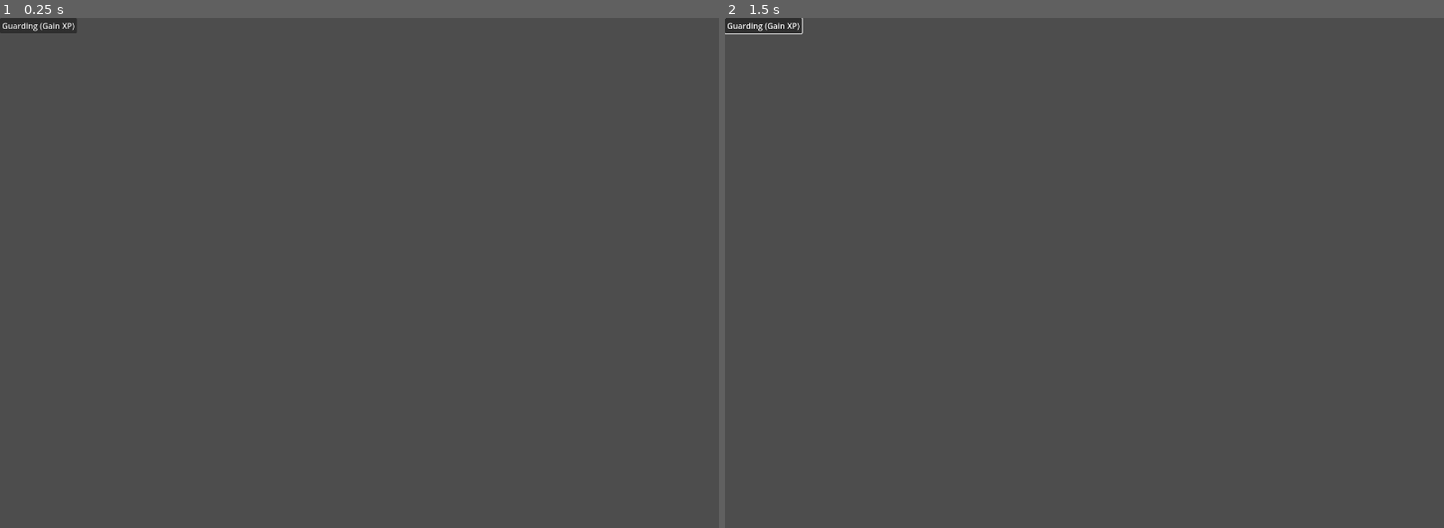
Above: before the commit, frames 1-2 (left to right).
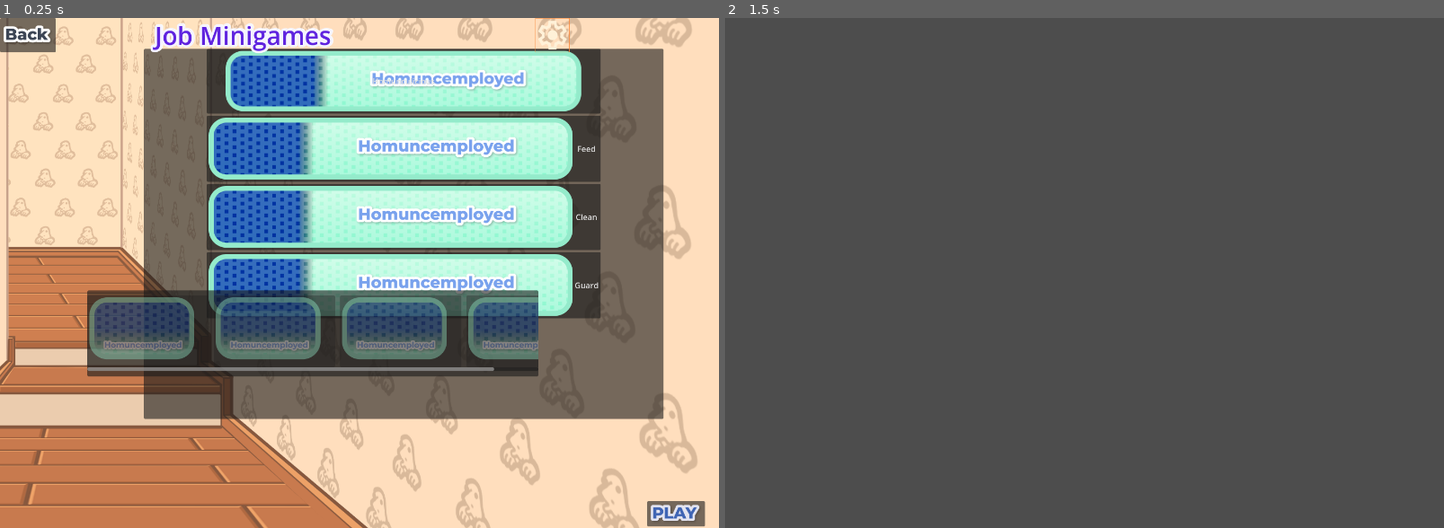
Above: after the commit, the same moments.

Repository: MyHomunculyfe-Team/MyHomuncuLyfe_Project
Game: Godot game, scene res://scenes/jobselector.tscn
Same seed, same stepped clock (60 frames per second), same inputs: the game is played once before the commit and once after it. This scene is started directly instead of the project's main scene.
Inputs (mouse positions are in pixels of both pictures, inside the frame that each line leads up to):
- Up to frame 1 (0.25 s): no input
- Up to frame 2 (1.5 s): click (760, 28) at 0.5 s, where only the run before the commit has a clickable "Guarding (Gain XP)"; tap Enter (ui_accept) at 1.25 s; move the mouse to (1242, 247) at 1.27 s; hold Right (ui_right) from 1.28 s (still down); click (1242, 247) at 1.42 s

The runs differ from the first frame. In frame 1, 97% of the frame differs, in the area x 0-100%, y 0-100%; in frame 2, 0.3%.

Commit message:
Revert "Merge commit"
This reverts commit c396fd9d44532336046dec6fccdad07c569c9846.

Diff:
--- a/scenes/careselector.tscn
+++ b/scenes/careselector.tscn
@@ -1,50 +1,197 @@
-[gd_scene load_steps=2 format=3 uid="uid://b5riiuadeo50v"]
+[gd_scene load_steps=12 format=3 uid="uid://bqpxb8j7p8bm2"]
 
-[ext_resource type="Script" uid="uid://bg0ohurhhb62x" path="res://Scripts/careselector.gd" id="1_rqqmw"]
+[ext_resource type="Texture2D" uid="uid://c62e6f4qle3c6" path="res://assets/icons/JobSelection 1.png" id="1_6inym"]
+[ext_resource type="Script" uid="uid://bb4ddjyurf4pa" path="res://scripts/careselector.gd" id="1_u4n15"]
+[ext_resource type="Texture2D" uid="uid://c0nydqvhv0184" path="res://assets/icons/Group 14.png" id="2_u4n15"]
+[ext_resource type="Texture2D" uid="uid://b7ov8t8gmt4n2" path="res://assets/icons/Group 16.png" id="3_16hxn"]
+[ext_resource type="Texture2D" uid="uid://b0t445wgmswgt" path="res://assets/icons/Group 15.png" id="4_igj00"]
+[ext_resource type="Texture2D" uid="uid://ys5fw5bcxbyt" path="res://assets/icons/Group 19.png" id="5_du1i2"]
+[ext_resource type="Texture2D" uid="uid://doi3twr1g4phv" path="res://assets/icons/PLAY.png" id="6_75sxh"]
+[ext_resource type="Texture2D" uid="uid://do8m2kshmws67" path="res://assets/icons/Back.png" id="7_oya68"]
+[ext_resource type="Texture2D" uid="uid://bwkr38fu5iowe" path="res://assets/icons/Settings.png" id="8_fxaq4"]
 
-[node name="Control" type="Control"]
-layout_mode = 3
+[sub_resource type="Theme" id="Theme_8nyr6"]
+
+[sub_resource type="SystemFont" id="SystemFont_onchd"]
+font_names = PackedStringArray("Impact")
+subpixel_positioning = 0
+
+[node name="Node2D" type="Node2D"]
+script = ExtResource("1_u4n15")
+
+[node name="UI" type="CanvasLayer" parent="."]
+
+[node name="TextureRect" type="TextureRect" parent="UI"]
 anchors_preset = 15
 anchor_right = 1.0
 anchor_bottom = 1.0
 grow_horizontal = 2
 grow_vertical = 2
-script = ExtResource("1_rqqmw")
+texture = ExtResource("1_6inym")
+expand_mode = 3
 
-[node name="VBoxContainer" type="VBoxContainer" parent="."]
-layout_mode = 0
-offset_right = 40.0
-offset_bottom = 40.0
+[node name="PanelContainer" type="PanelContainer" parent="UI"]
+anchors_preset = 15
+anchor_right = 1.0
+anchor_bottom = 1.0
+offset_left = 288.0
+offset_top = 62.0
+offset_right = -111.0
+offset_bottom = -219.0
+grow_horizontal = 2
+grow_vertical = 2
+size_flags_horizontal = 3
+size_flags_vertical = 3
 
-[node name="HungerLabel" type="Label" parent="VBoxContainer"]
+[node name="ScrollContainer" type="ScrollContainer" parent="UI/PanelContainer"]
 layout_mode = 2
-text = "Hunger: 50"
+horizontal_scroll_mode = 0
 
-[node name="HappinessLabel" type="Label" parent="VBoxContainer"]
+[node name="MinigameList" type="VBoxContainer" parent="UI/PanelContainer/ScrollContainer"]
 layout_mode = 2
-text = "Happiness: 70"
+size_flags_horizontal = 6
+size_flags_vertical = 3
 
-[node name="EnergyLabel" type="Label" parent="VBoxContainer"]
+[node name="Homunculicious_Button" type="Button" parent="UI/PanelContainer/ScrollContainer/MinigameList"]
+custom_minimum_size = Vector2(500, 130)
 layout_mode = 2
-text = "Energy: 80"
+icon = ExtResource("2_u4n15")
+icon_alignment = 1
+expand_icon = true
 
-[node name="FeedButton" type="Button" parent="VBoxContainer"]
+[node name="Feed_Button" type="Button" parent="UI/PanelContainer/ScrollContainer/MinigameList"]
+custom_minimum_size = Vector2(100, 80)
 layout_mode = 2
-text = "Feed"
+icon = ExtResource("3_16hxn")
 
-[node name="PlayButton" type="Button" parent="VBoxContainer"]
+[node name="Clean_Button" type="Button" parent="UI/PanelContainer/ScrollContainer/MinigameList"]
 layout_mode = 2
-text = "Play"
+icon = ExtResource("2_u4n15")
 
-[node name="RestButton" type="Button" parent="VBoxContainer"]
+[node name="Guard_Button" type="Button" parent="UI/PanelContainer/ScrollContainer/MinigameList"]
 layout_mode = 2
-text = "Rest"
+icon = ExtResource("4_igj00")
 
-[node name="BackButton" type="Button" parent="VBoxContainer"]
+[node name="NavPanel" type="PanelContainer" parent="UI"]
+anchors_preset = -1
+anchor_top = 0.292
+anchor_right = 0.035
+anchor_bottom = 0.347
+offset_left = 310.0
+offset_top = 278.784
+offset_right = 992.68
+offset_bottom = 424.144
+size_flags_horizontal = 3
+size_flags_vertical = 3
+
+[node name="BottomScroll" type="ScrollContainer" parent="UI/NavPanel"]
+custom_minimum_size = Vector2(300, 0)
 layout_mode = 2
-text = "Back"
+size_flags_vertical = 4
+size_flags_stretch_ratio = 0.0
+horizontal_scroll_mode = 2
+vertical_scroll_mode = 0
 
-[connection signal="pressed" from="VBoxContainer/FeedButton" to="." method="_on_feed_button_pressed"]
-[connection signal="pressed" from="VBoxContainer/PlayButton" to="." method="_on_play_button_pressed"]
-[connection signal="pressed" from="VBoxContainer/RestButton" to="." method="_on_rest_button_pressed"]
-[connection signal="pressed" from="VBoxContainer/BackButton" to="." method="_on_back_button_pressed"]
+[node name="QueueHBox" type="HBoxContainer" parent="UI/NavPanel/BottomScroll"]
+custom_minimum_size = Vector2(200, 0)
+layout_mode = 2
+size_flags_horizontal = 4
+size_flags_vertical = 4
+theme_override_constants/separation = 10
+
+[node name="Button" type="Button" parent="UI/NavPanel/BottomScroll/QueueHBox"]
+custom_minimum_size = Vector2(80, 60)
+layout_mode = 2
+size_flags_vertical = 3
+icon = ExtResource("5_du1i2")
+
+[node name="Button2" type="Button" parent="UI/NavPanel/BottomScroll/QueueHBox"]
+custom_minimum_size = Vector2(160, 100)
+layout_mode = 2
+icon = ExtResource("5_du1i2")
+
+[node name="Button3" type="Button" parent="UI/NavPanel/BottomScroll/QueueHBox"]
+custom_minimum_size = Vector2(160, 100)
+layout_mode = 2
+icon = ExtResource("5_du1i2")
+
+[node name="Button4" type="Button" parent="UI/NavPanel/BottomScroll/QueueHBox"]
+custom_minimum_size = Vector2(170, 100)
+layout_mode = 2
+icon = ExtResource("5_du1i2")
+
+[node name="Play" type="Button" parent="UI"]
+anchors_preset = 3
+anchor_left = 1.0
+anchor_top = 1.0
+anchor_right = 1.0
+anchor_bottom = 1.0
+offset_left = -125.0
+offset_top = -68.0
+offset_right = -5.0
+offset_bottom = -3.0
+grow_horizontal = 0
+grow_vertical = 0
+size_flags_horizontal = 10
+size_flags_vertical = 10
+theme_override_colors/icon_normal_color = Color(0.933333, 0.941176, 1, 0.909804)
+theme_override_colors/font_outline_color = Color(0, 0, 0, 1)
+icon = ExtResource("6_75sxh")
+
+[node name="TopBar" type="HBoxContainer" parent="UI"]
+offset_right = 1115.0
+offset_bottom = 62.0
+size_flags_horizontal = 4
+size_flags_vertical = 4
+
+[node name="BackButton" type="Button" parent="UI/TopBar"]
+layout_mode = 2
+size_flags_horizontal = 0
+theme = SubResource("Theme_8nyr6")
+icon = ExtResource("7_oya68")
+
+[node name="TopSpacer" type="Control" parent="UI/TopBar"]
+custom_minimum_size = Vector2(190, 0)
+layout_mode = 2
+size_flags_horizontal = 3
+size_flags_stretch_ratio = 6.87
+
+[node name="TitleLabel" type="Label" parent="UI/TopBar"]
+layout_mode = 2
+theme_override_colors/font_color = Color(0.278431, 0.101961, 0.65098, 0.745098)
+theme_override_colors/font_shadow_color = Color(0.982343, 0.982342, 0.982342, 1)
+theme_override_colors/font_outline_color = Color(0.958961, 0.955032, 0.999983, 1)
+theme_override_constants/shadow_offset_x = 2
+theme_override_constants/shadow_offset_y = -1
+theme_override_constants/outline_size = 18
+theme_override_constants/shadow_outline_size = 18
+theme_override_fonts/font = SubResource("SystemFont_onchd")
+theme_override_font_sizes/font_size = 50
+text = "Care Minigames"
+horizontal_alignment = 1
+vertical_alignment = 1
+
+[node name="TopSpacer2" type="Control" parent="UI/TopBar"]
+custom_minimum_size = Vector2(400, 0)
+layout_mode = 2
+size_flags_horizontal = 3
+size_flags_stretch_ratio = 6.87
+
+[node name="SettingsButton" type="TextureButton" parent="UI/TopBar"]
+custom_minimum_size = Vector2(64, 0)
+layout_mode = 2
+size_flags_horizontal = 8
+size_flags_stretch_ratio = 0.0
+texture_normal = ExtResource("8_fxaq4")
+
+[connection signal="pressed" from="UI/PanelContainer/ScrollContainer/MinigameList/Homunculicious_Button" to="." method="_on_homunculicious_button_pressed"]
+[connection signal="pressed" from="UI/PanelContainer/ScrollContainer/MinigameList/Feed_Button" to="." method="_on_feed_button_pressed"]
+[connection signal="pressed" from="UI/PanelContainer/ScrollContainer/MinigameList/Clean_Button" to="." method="_on_clean_button_pressed"]
+[connection signal="pressed" from="UI/PanelContainer/ScrollContainer/MinigameList/Guard_Button" to="." method="_on_guard_button_pressed"]
+[connection signal="pressed" from="UI/NavPanel/BottomScroll/QueueHBox/Button" to="." method="_on_button_pressed"]
+[connection signal="pressed" from="UI/NavPanel/BottomScroll/QueueHBox/Button2" to="." method="_on_button_2_pressed"]
+[connection signal="pressed" from="UI/NavPanel/BottomScroll/QueueHBox/Button3" to="." method="_on_button_3_pressed"]
+[connection signal="pressed" from="UI/NavPanel/BottomScroll/QueueHBox/Button4" to="." method="_on_button_4_pressed"]
+[connection signal="pressed" from="UI/Play" to="." method="_on_play_pressed"]
+[connection signal="pressed" from="UI/TopBar/BackButton" to="." method="_on_back_button_pressed"]
+[connection signal="pressed" from="UI/TopBar/SettingsButton" to="." method="_on_settings_button_pressed"]
--- a/scenes/jobselector.tscn
+++ b/scenes/jobselector.tscn
@@ -1,23 +1,187 @@
-[gd_scene load_steps=2 format=3 uid="uid://bblsf2mngvu0b"]
+[gd_scene load_steps=12 format=3 uid="uid://r45p0a1hgnpg"]
 
-[ext_resource type="Script" uid="uid://cogaq782yoest" path="res://scripts/jobselector.gd" id="1_60n7b"]
+[ext_resource type="Script" uid="uid://cxfumeadtktwm" path="res://scripts/jobselector.gd" id="1_e4pb7"]
+[ext_resource type="Texture2D" uid="uid://c62e6f4qle3c6" path="res://assets/icons/JobSelection 1.png" id="1_yveba"]
+[ext_resource type="Texture2D" uid="uid://c0nydqvhv0184" path="res://assets/icons/Group 14.png" id="2_nvsrq"]
+[ext_resource type="Texture2D" uid="uid://b7ov8t8gmt4n2" path="res://assets/icons/Group 16.png" id="3_0h5ni"]
+[ext_resource type="Texture2D" uid="uid://b0t445wgmswgt" path="res://assets/icons/Group 15.png" id="4_1rcnu"]
+[ext_resource type="Texture2D" uid="uid://ys5fw5bcxbyt" path="res://assets/icons/Group 19.png" id="5_mmyos"]
+[ext_resource type="Texture2D" uid="uid://doi3twr1g4phv" path="res://assets/icons/PLAY.png" id="6_e4pb7"]
+[ext_resource type="Texture2D" uid="uid://do8m2kshmws67" path="res://assets/icons/Back.png" id="9_uwjpn"]
+[ext_resource type="Texture2D" uid="uid://bwkr38fu5iowe" path="res://assets/icons/Settings.png" id="10_l2c64"]
 
-[node name="Control" type="Control"]
-layout_mode = 3
+[sub_resource type="Theme" id="Theme_8ileu"]
+
+[sub_resource type="SystemFont" id="SystemFont_ng8qe"]
+font_names = PackedStringArray("Impact")
+
+[node name="jobselector" type="Node2D"]
+script = ExtResource("1_e4pb7")
+
+[node name="UI" type="CanvasLayer" parent="."]
+
+[node name="TextureRect" type="TextureRect" parent="UI"]
 anchors_preset = 15
 anchor_right = 1.0
 anchor_bottom = 1.0
 grow_horizontal = 2
 grow_vertical = 2
-script = ExtResource("1_60n7b")
+texture = ExtResource("1_yveba")
+expand_mode = 3
 
-[node name="VBoxContainer" type="VBoxContainer" parent="."]
-layout_mode = 0
-offset_right = 40.0
-offset_bottom = 40.0
+[node name="PanelContainer" type="PanelContainer" parent="UI"]
+anchors_preset = 15
+anchor_right = 1.0
+anchor_bottom = 1.0
+offset_left = 288.0
+offset_top = 62.0
+offset_right = -111.0
+offset_bottom = -219.0
+grow_horizontal = 2
+grow_vertical = 2
+size_flags_horizontal = 3
+size_flags_vertical = 3
 
-[node name="GuardingButton" type="Button" parent="VBoxContainer"]
+[node name="ScrollContainer" type="ScrollContainer" parent="UI/PanelContainer"]
 layout_mode = 2
-text = "Guarding (Gain XP)"
+horizontal_scroll_mode = 0
 
-[connection signal="pressed" from="VBoxContainer/GuardingButton" to="." method="_on_guarding_button_pressed"]
+[node name="MinigameList" type="VBoxContainer" parent="UI/PanelContainer/ScrollContainer"]
+layout_mode = 2
+size_flags_horizontal = 6
+size_flags_vertical = 3
+
+[node name="Homunculicious_Button" type="Button" parent="UI/PanelContainer/ScrollContainer/MinigameList"]
+custom_minimum_size = Vector2(500, 130)
+layout_mode = 2
+icon = ExtResource("2_nvsrq")
+icon_alignment = 1
+expand_icon = true
+
+[node name="Feed_Button" type="Button" parent="UI/PanelContainer/ScrollContainer/MinigameList"]
+custom_minimum_size = Vector2(100, 80)
+layout_mode = 2
+icon = ExtResource("3_0h5ni")
+
+[node name="Clean_Button" type="Button" parent="UI/PanelContainer/ScrollContainer/MinigameList"]
+layout_mode = 2
+icon = ExtResource("2_nvsrq")
+
+[node name="Guard_Button" type="Button" parent="UI/PanelContainer/ScrollContainer/MinigameList"]
+layout_mode = 2
+icon = ExtResource("4_1rcnu")
+
+[node name="NavPanel" type="PanelContainer" parent="UI"]
+anchors_preset = -1
+anchor_top = 0.292
+anchor_right = 0.035
+anchor_bottom = 0.347
+offset_left = 175.0
+offset_top = 247.784
+offset_right = 1027.68
+offset_bottom = 364.144
+size_flags_horizontal = 3
+size_flags_vertical = 3
+
+[node name="BottomScroll" type="ScrollContainer" parent="UI/NavPanel"]
+custom_minimum_size = Vector2(300, 0)
+layout_mode = 2
+size_flags_vertical = 4
+size_flags_stretch_ratio = 0.0
+horizontal_scroll_mode = 2
+vertical_scroll_mode = 0
+
+[node name="QueueHBox" type="HBoxContainer" parent="UI/NavPanel/BottomScroll"]
+custom_minimum_size = Vector2(200, 0)
+layout_mode = 2
+size_flags_horizontal = 4
+size_flags_vertical = 4
+theme_override_constants/separation = 10
+
+[node name="Button" type="Button" parent="UI/NavPanel/BottomScroll/QueueHBox"]
+custom_minimum_size = Vector2(80, 60)
+layout_mode = 2
+size_flags_vertical = 3
+icon = ExtResource("5_mmyos")
+
+[node name="Button2" type="Button" parent="UI/NavPanel/BottomScroll/QueueHBox"]
+custom_minimum_size = Vector2(160, 100)
+layout_mode = 2
+icon = ExtResource("5_mmyos")
+
+[node name="Button3" type="Button" parent="UI/NavPanel/BottomScroll/QueueHBox"]
+custom_minimum_size = Vector2(160, 100)
+layout_mode = 2
+icon = ExtResource("5_mmyos")
+
+[node name="Button4" type="Button" parent="UI/NavPanel/BottomScroll/QueueHBox"]
+custom_minimum_size = Vector2(170, 100)
+layout_mode = 2
+icon = ExtResource("5_mmyos")
+
+[node name="Play" type="Button" parent="UI"]
+anchors_preset = 3
+anchor_left = 1.0
+anchor_top = 1.0
+anchor_right = 1.0
+anchor_bottom = 1.0
+offset_left = -144.0
+offset_top = -54.0
+offset_right = -28.0
+offset_bottom = -3.0
+grow_horizontal = 0
+grow_vertical = 0
+size_flags_horizontal = 10
+size_flags_vertical = 10
+theme_override_colors/icon_normal_color = Color(0.933333, 0.941176, 1, 0.909804)
+theme_override_colors/font_outline_color = Color(0, 0, 0, 1)
+icon = ExtResource("6_e4pb7")
+
+[node name="TopBar" type="HBoxContainer" parent="UI"]
+offset_right = 1115.0
+offset_bottom = 62.0
+size_flags_horizontal = 4
+size_flags_vertical = 4
+
+[node name="BackButton" type="Button" parent="UI/TopBar"]
+layout_mode = 2
+size_flags_horizontal = 0
+theme = SubResource("Theme_8ileu")
+icon = ExtResource("9_uwjpn")
+
+[node name="TopSpacer" type="Control" parent="UI/TopBar"]
+custom_minimum_size = Vector2(190, 0)
+layout_mode = 2
+size_flags_horizontal = 3
+size_flags_stretch_ratio = 6.87
+
+[node name="TitleLabel" type="Label" parent="UI/TopBar"]
+layout_mode = 2
+theme_override_colors/font_color = Color(0.374986, 0.137605, 0.875, 1)
+theme_override_colors/font_shadow_color = Color(0.982343, 0.982342, 0.982342, 1)
+theme_override_colors/font_outline_color = Color(0.958961, 0.955032, 0.999983, 1)
+theme_override_constants/shadow_offset_x = 2
+theme_override_constants/shadow_offset_y = -1
+theme_override_constants/outline_size = 18
+theme_override_constants/shadow_outline_size = 18
+theme_override_fonts/font = SubResource("SystemFont_ng8qe")
+theme_override_font_sizes/font_size = 50
+text = "Job Minigames"
+horizontal_alignment = 1
+vertical_alignment = 1
+
+[node name="TopSpacer2" type="Control" parent="UI/TopBar"]
+custom_minimum_size = Vector2(400, 0)
+layout_mode = 2
+size_flags_horizontal = 3
+size_flags_stretch_ratio = 6.87
+
+[node name="SettingsButton" type="TextureButton" parent="UI/TopBar"]
+custom_minimum_size = Vector2(64, 0)
+layout_mode = 2
+size_flags_horizontal = 8
+size_flags_stretch_ratio = 0.0
+texture_normal = ExtResource("10_l2c64")
+
+[connection signal="pressed" from="UI/TopBar/BackButton" to="." method="_on_back_button_pressed"]
+[connection signal="pressed" from="UI/TopBar/SettingsButton" to="." method="_on_settings_button_pressed"]
--- a/scenes/mainmenu.tscn
+++ b/scenes/mainmenu.tscn
@@ -1,13 +1,9 @@
-[gd_scene load_steps=2 format=3 uid="uid://cv8by5nv442y6"]
-
-[ext_resource type="Script" uid="uid://bj6mmum4m32eo" path="res://Scripts/mainmenu.gd" id="1_pposm"]
+[gd_scene format=3 uid="uid://17vo6dq5hoxe"]
 
 [node name="Control" type="Control"]
 layout_mode = 3
-anchors_preset = 0
-script = ExtResource("1_pposm")
-
-[node name="VBoxContainer" type="VBoxContainer" parent="."]
-layout_mode = 0
-offset_right = 40.0
-offset_bottom = 40.0
+anchors_preset = 15
+anchor_right = 1.0
+anchor_bottom = 1.0
+grow_horizontal = 2
+grow_vertical = 2
--- a/scripts/careselector.gd
+++ b/scripts/careselector.gd
@@ -1,48 +1,96 @@
-extends Control
+extends Node2D
 
-var hunger := 50
-var happiness := 70
-var energy := 80
+# --- Cached nodes ---
+@onready var queue_hbox = $UI/NavPanel/BottomScroll/QueueHBox
+@onready var minigame_list = $UI/PanelContainer/ScrollContainer/MinigameList
 
-@onready var hunger_label = $VBoxContainer/HungerLabel
-@onready var happiness_label = $VBoxContainer/HappinessLabel
-@onready var energy_label = $VBoxContainer/EnergyLabel
 
 func _ready():
-	update_stats()
+	print("✅ Care Selection ready!")
 
-func update_stats():
-	hunger_label.text = "Hunger: %d" % hunger
-	happiness_label.text = "Happiness: %d" % happiness
-	energy_label.text = "Energy: %d" % energy
+	# connect minigame buttons
+	for button in minigame_list.get_children():
+		var game_name = button.name.replace("_Button", "")
+		button.text = game_name
+		button.connect("pressed", Callable(self, "_on_minigame_pressed").bind(game_name))
 
-func _on_FeedButton_pressed():
-	hunger += 10
-	update_stats()
+	# connect queue buttons
+	for button in queue_hbox.get_children():
+		button.text = ""
+		button.disabled = true
+		button.connect("pressed", Callable(self, "_on_queue_button_pressed").bind(button))
 
-func _on_PlayButton_pressed():
-	happiness += 10
-	update_stats()
+# =====================================================
+# 📜 MENU BUTTONS — Add minigame to queue
+# =====================================================
+func _on_minigame_pressed(game_name: String):
+	for button in queue_hbox.get_children():
+		if button.text == "":
+			button.text = game_name
+			button.disabled = false
+			GameManager.add_to_queue(game_name)
+			print("✅ Added:", game_name)
+			return
+	print("⚠️ Queue full! Remove one to add new.")
 
-func _on_RestButton_pressed():
-	energy += 10
-	update_stats()
 
-func _on_BackButton_pressed():
-	get_tree().change_scene_to_file("res://scenes/mainmenu.tscn")
+# =====================================================
+# 🎯 QUEUE BUTTONS — Remove from queue dynamically
+# =====================================================
+func _on_queue_button_pressed(button: Button):
+	if button.text != "":
+		var game_name = button.text
+		print("🗑️ Removed:", game_name)
+		button.text = ""
+		button.disabled = true
+		GameManager.remove_from_queue(game_name)
+
+# =====================================================
+# ▶️ PLAY BUTTON — Run queued minigames
+# =====================================================
+func _on_play_pressed():
+	GameManager.start_queue()
+
+# =====================================================
+# ⚙️ SETTINGS & BACK BUTTONS
+# =====================================================
+func _on_settings_button_pressed():
+	get_tree().change_scene_to_file("res://scenes/settings.tscn")
+
+
+func _on_back_button_pressed():
+	get_tree().change_scene_to_file("res://scenes/Main.tscn")
+
+
+
+func _on_homunculicious_button_pressed() -> void:
+	pass # Replace with function body.
 
 
 func _on_feed_button_pressed() -> void:
 	pass # Replace with function body.
 
 
-func _on_play_button_pressed() -> void:
+func _on_clean_button_pressed() -> void:
 	pass # Replace with function body.
 
 
-func _on_rest_button_pressed() -> void:
+func _on_guard_button_pressed() -> void:
 	pass # Replace with function body.
 
 
-func _on_back_button_pressed() -> void:
+func _on_button_pressed():
 	pass # Replace with function body.
+
+
+func _on_button_2_pressed():
+	pass # Replace with function body.
+
+
+
+func _on_button_3_pressed():
+	pass # Replace with function body.
+
+
+func _on_button_4_pressed():
+	pass # Replace with function body.
--- a/scripts/jobselector.gd
+++ b/scripts/jobselector.gd
@@ -1,33 +1,136 @@
-extends Control
+extends Node2D
 
-# Cleaning job
-func _on_CleaningButton_pressed():
-	get_tree().change_scene_to_file("res://scenes/clean_game.tscn")
+# =====================================================
+# JOBSELECTOR SCRIPT (No Cost Version)
+# =====================================================
 
-# Cooking job
-func _on_CookingButton_pressed():
-	get_tree().change_scene_to_file("res://scenes/feed_game.tscn")
+# Job name → Scene path
+var minigame_data = {
+	"Homunculicious": "res://scenes/homuncu-licious.tscn",
+	"Feed": "res://scenes/homuncu-feasting.tscn",
+	"Clean": "res://scenes/homuncu-cleaning.tscn",
+	"Guard": "res://scenes/homunc-employed.tscn",
+}
+# --- Dynamic queue state ---
+var minigame_queue: Array = []
+var current_index: int = 0
 
-# Guarding job
-func _on_GuardingButton_pressed():
-	get_tree().change_scene_to_file("res://scenes/killzone.tscn")
+# Cached node references
+# --- Cached nodes ---
+@onready var queue_hbox = $UI/NavPanel/BottomScroll/QueueHBox
+@onready var minigame_list = $UI/PanelContainer/ScrollContainer/MinigameList
+# =====================================================
+# READY
+# =====================================================
+func _ready():
+	print("✅ Job Selection ready!")
 
-# Go back to Main Menu
-func _on_BackButton_pressed():
+	# connect minigame buttons
+	for button in minigame_list.get_children():
+		var game_name = button.name.replace("_Button", "")
+		button.text = game_name
+		button.connect("pressed", Callable(self, "_on_minigame_pressed").bind(game_name))
+
+	# connect queue buttons
+	for button in queue_hbox.get_children():
+		button.text = ""
+		button.disabled = true
+		button.connect("pressed", Callable(self, "_on_queue_button_pressed").bind(button))
+
+# =====================================================
+# ADD TO QUEUE (Top buttons)
+# =====================================================
+
+func _on_minigame_pressed(game_name: String):
+	for button in queue_hbox.get_children():
+		if button.text == "":
+			button.text = game_name
+			button.disabled = false
+			minigame_queue.append(game_name)
+			print("✅ Added:", game_name)
+			return
+	print("⚠️ Queue full! Remove one to add new.")
+
+
+
+# =====================================================
+# REMOVE FROM QUEUE (Bottom buttons)
+# =====================================================
+func _on_queue_button_pressed(button: Button):
+	if button.text != "":
+		var game_name = button.text
+		print("🗑️ Removed:", game_name)
+		button.text = ""
+		button.disabled = true
+		minigame_queue.erase(game_name)
+
+
+
+# =====================================================
+# PLAY BUTTON FUNCTIONALITY
+# =====================================================
+func _on_Play_pressed():
+	if minigame_queue.is_empty():
+		print("⚠️ No minigames in queue!")
+		return
+
+	print("🎮 Starting queued minigames...")
+	current_index = 0
+	_play_next_minigame()
+
+
+func _play_next_minigame():
+	if current_index >= minigame_queue.size():
+		print("✅ All minigames finished! Returning to Care Selection.")
+		get_tree().change_scene_to_file("res://scenes/care_selection.tscn")
+		return
+
+	var current_game = minigame_queue[current_index]
+	var path = minigame_data.get(current_game, "")
+	if path != "":
+		print("▶️ Loading:", current_game)
+		get_tree().change_scene_to_file(path)
+	else:
+		print("⚠️ Scene not found for", current_game)
+# =====================================================
+# NAVIGATION BUTTONS
+# =====================================================
+
+
+func _on_back_button_pressed():
 	get_tree().change_scene_to_file("res://scenes/mainmenu.tscn")
 
+func _on_settings_button_pressed():
+	get_tree().change_scene_to_file("res://scenes/settings.tscn")
 
-func _on_cleaning_button_pressed() -> void:
+func _on_homunculicious_button_pressed() -> void:
 	pass # Replace with function body.
 
 
-func _on_cooking_button_pressed() -> void:
+func _on_feed_button_pressed() -> void:
 	pass # Replace with function body.
 
 
-func _on_guarding_button_pressed() -> void:
+func _on_clean_button_pressed() -> void:
 	pass # Replace with function body.
 
 
-func _on_back_button_pressed() -> void:
+func _on_guard_button_pressed() -> void:
 	pass # Replace with function body.
+
+
+func _on_button_pressed():
+	pass # Replace with function body.
+
+
+func _on_button_2_pressed():
+	pass # Replace with function body.
+
+
+
+func _on_button_3_pressed():
+	pass # Replace with function body.
+
+
+func _on_button_4_pressed():
+	pass # Replace with function body.
Not shown, removed: assets/Back.png.import
Not shown, removed: assets/BackHover.png.import
Not shown, removed: assets/Bowl.png.import
Not shown, removed: assets/Loadbutton.png.import
Not shown, removed: assets/Loadbuttonhover.png.import
Not shown, removed: assets/Munceat.png.import
Not shown, removed: assets/Savebutton.png.import
Not shown, removed: assets/Savebuttonhover .png.import
Not shown, removed: assets/Settings.png.import
Not shown, removed: assets/Settingsbg.png.import
Not shown, removed: assets/bone.png.import
Not shown, removed: assets/bowl-1.png.import
(and 18 more such lines)
